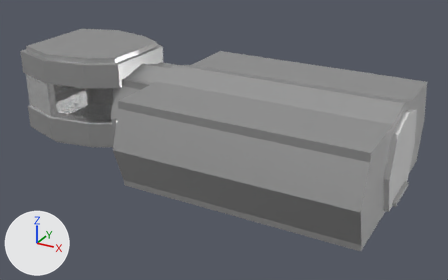
The Blender file Assets/Models/Ship.blend, before and after one commit.
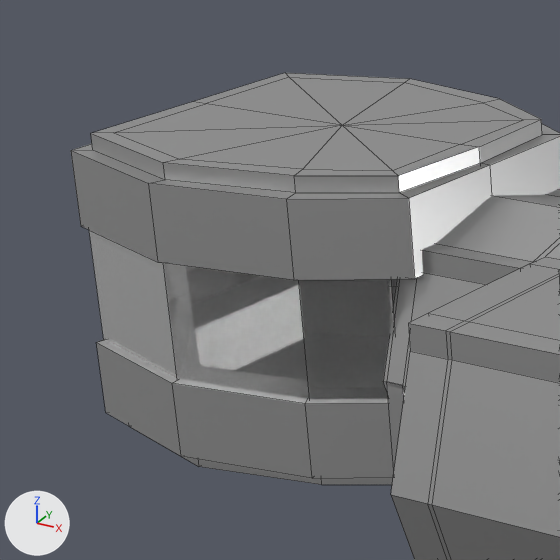
There are two pictures of each version: one whole from a 50 mm camera at (19.92, -23.38, 12.22) aimed at (7.13, -0.12, 0.59), one close up on the part from 0% to 36% of the width and 3% to 60% of the height. Lighting does not change. The marker at lower left points along +X, +Y and +Z. The close-ups show mesh edges as thin lines.
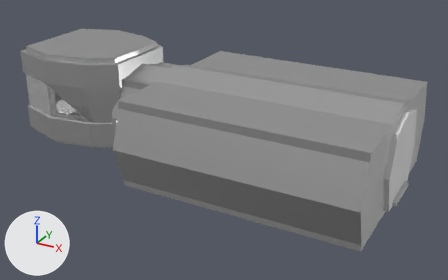
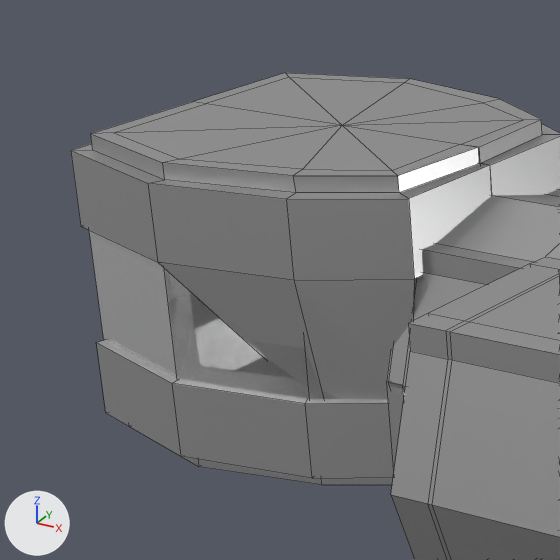
Changed parts and their boxes (x1, y1, x2, y2) in the close-ups (560 x 560 px):
'Cube.007', reshaped, modifiers changed: before (71, 73, 560, 280); after (71, 73, 560, 400)
'Cube.006', reshaped: before (383, 189, 560, 394); after (388, 189, 560, 393)
part 1 of me_cube_004, cut back: before (91, 107, 492, 280); after (158, 262, 414, 400)

Edits to the bpy script that builds the scene:
```text
Change me_cube_004:
    used by ob_cube_007; location = (0.0, 0.0, 4.0); rotation_euler = (3.142, 0.0, 0.0), in degrees (180, 0, 0)
    remove me_cube_004.from_pydata(...)  # 82 vertices, 105 faces; spans x -3.07..2.55, y -2.92..2.92, z -0.23..1.19
    add me_cube_004.from_pydata(...)  # 54 vertices, 58 faces; spans x -3.07..2.55, y -2.92..0.0, z -0.23..3.11
    me_cube_004 part 1
    32 vertices are removed from x -3.07..2.55, y 1.51..2.92, z -0.23..1.19
    54 faces are deleted
    4 vertices are added at (1.34, -2.38, 3.11), (1.24, -2.09, 3.11), (2.34, -1.84, 3.11), (2.07, -1.69, 3.11)
    7 new faces join them
Change me_cube_006:
    used by ob_cube_006; location = (2.36, 0.0, 1.91); scale = (-0.137, 1.61, 1.33)
    remove me_cube_006.from_pydata(...)  # 42 vertices, 38 faces; spans x -16.0..1.6, y -1.3..0.0, z -1.6..1.2
    add me_cube_006.from_pydata(...)  # 34 vertices, 31 faces; spans x -16.0..3.0, y -1.3..0.0, z -1.6..1.2
    me_cube_006 part 2
    28 vertices are removed from x -13.0..1.6, y -1.3..0.0, z -1.6..1.2
    32 faces are deleted
    14 new vertices lie (17.0, 0.0, 0.0) away from vertices in x -16.0, y -1.3..0.0, z -1.6..1.2
    6 new vertices lie (2.0, 0.0, 0.0) away from vertices in x 1.0, y -1.0..0.0, z -1.6..-1.5
    25 new faces join them
Change ob_cube_007:
    add _m = ob_cube_007.modifiers.new('Mirror', 'MIRROR')
    add _m.use_axis = (False, True, False)
```
